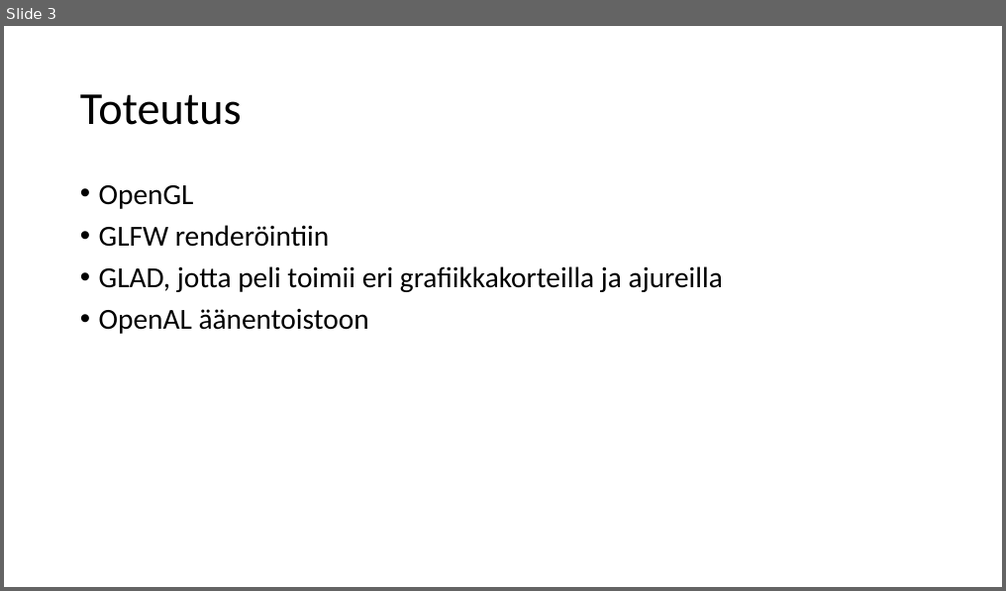
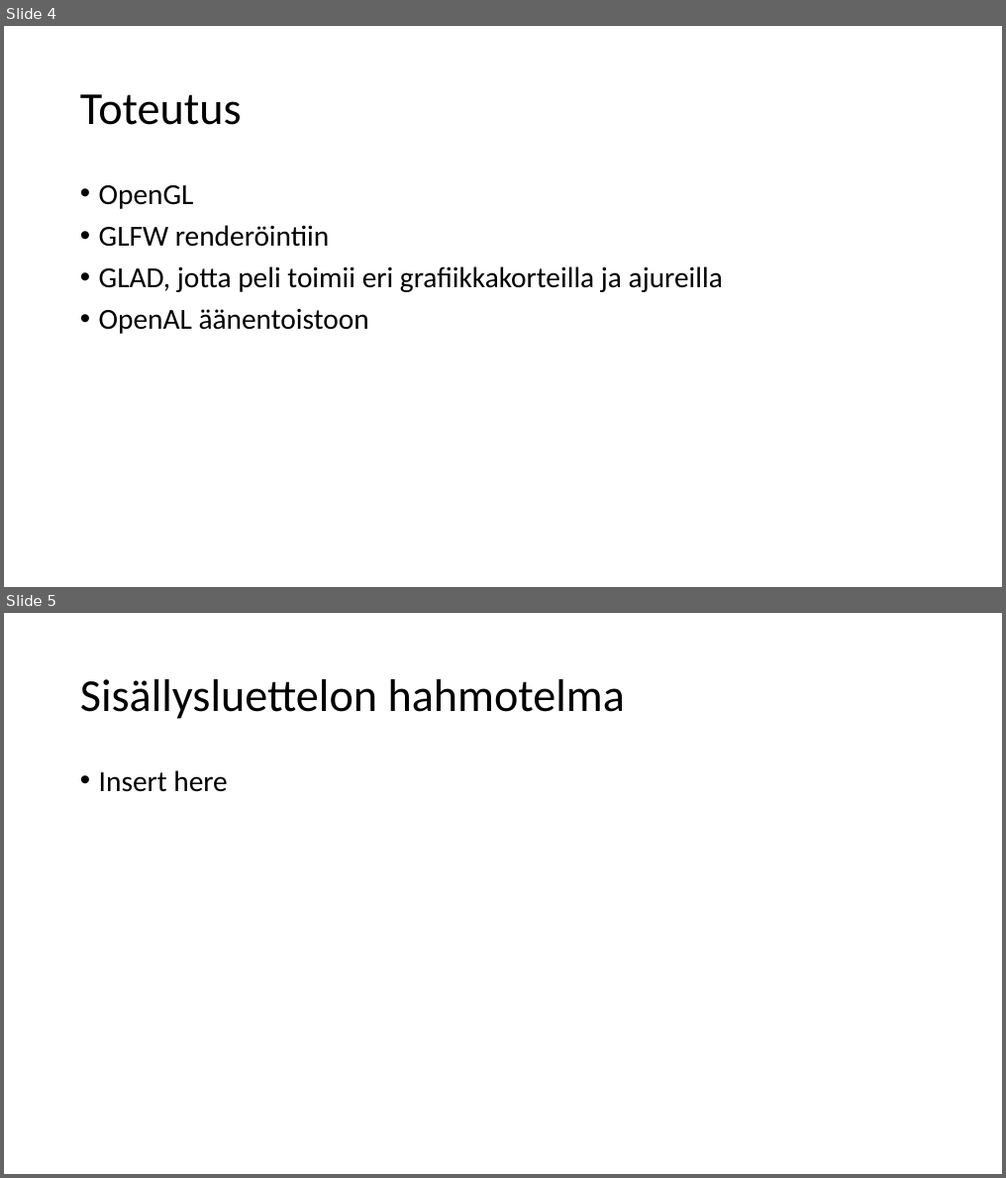
Before and after one commit to king784/GLJRPG, a slide deck: Presentation/GLJRPGSeminaari1.pptx. Shown one above the other, each under a label of ours: slide 3 before the commit, slides 4 and 5 after it. The pictures are 1006x591 and 1006x1178 pixels, drawn with LibreOffice and Linux fonts; fonts in the diff are those of the drawing. Boxes give left, top, right and bottom in pixels: in the first picture for what was removed or moved away, otherwise in the second. Text is boxed around its words. In the diff, an @@ line names an element or a change of style, - is before the commit and + after.

```diff
--- a/Presentation/GLJRPGSeminaari1.pptx
+++ b/Presentation/GLJRPGSeminaari1.pptx
@@ slide 5 added at <box>4,613,1002,1174</box>, background #FFFFFF @@
@@ title added at <box>80,679,625,719</box>, 44 pt, text #000000 @@
+Sisällysluettelon hahmotelma
@@ text added at <box>99,770,227,792</box>, 28 pt, text #000000 @@
+• Insert here
@@ what was slide 3 is now slide 4 @@
```
Also in this commit, not shown: 2 other slides added, 2 slides removed, 2 other files.
